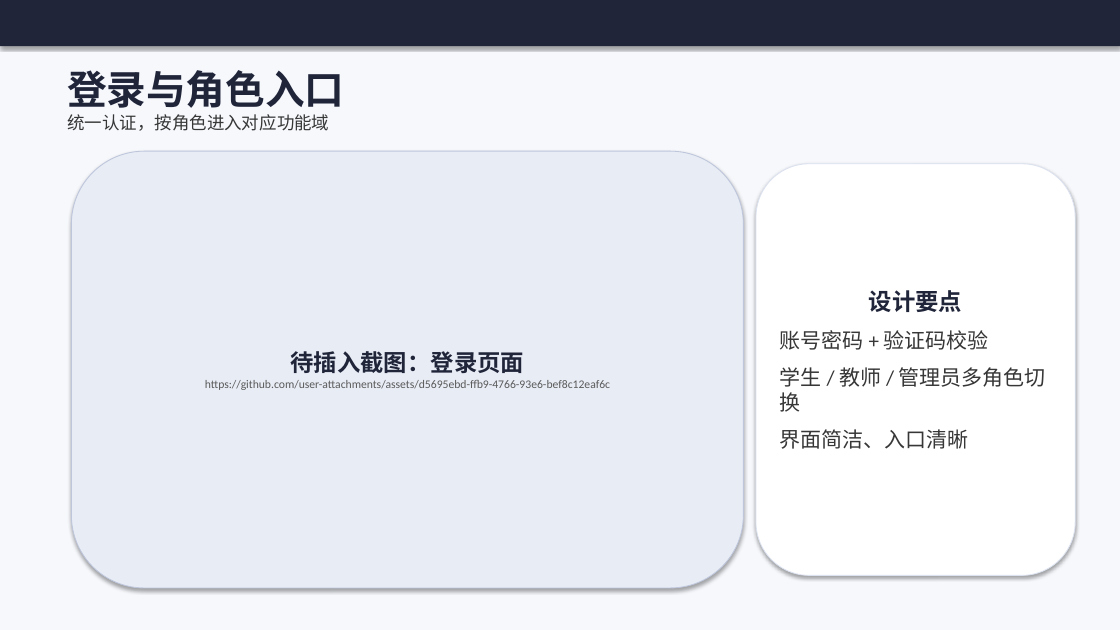
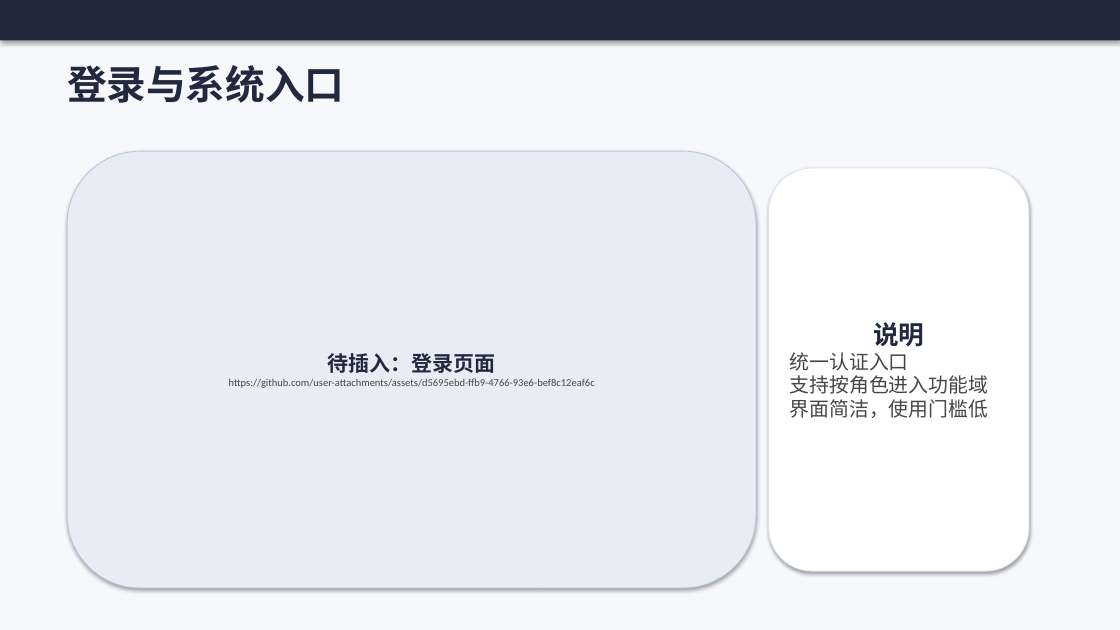
Before and after one commit to cxkqq/Student_Exam, a slide deck: slide 7 of defense_ppt.pptx (slide 5 before the commit). Drawn at 1120x630 pixels with LibreOffice and Linux fonts; fonts in the diff are those of the drawing. Boxes give left, top, right and bottom in pixels: in the first picture for what was removed or moved away, otherwise in the second. Text is boxed around its words. In the diff, an @@ line names an element or a change of style, - is before the commit and + after.

```diff
--- a/defense_ppt.pptx
+++ b/defense_ppt.pptx
@@ rectangle: place and size @@
-rectangle at (0,0,1120,46)
+rectangle at (0,0,1120,40)
@@ rectangle at (0,0,1120,40): fill #20253A to #22293F @@
@@ text at (67,65,344,103): text changed; size 15 to 34 pt; text colour #373737 to #22293F; bold on @@
-登录与角色入口
-统一认证，按角色进入对应功能域
+登录与系统入口
@@ rounded rectangle "待插入：登录页面": place and size @@
-rounded rectangle "待插入：登录页面" at (71,151,744,588)
+rounded rectangle "待插入：登录页面" at (67,151,756,588)
@@ rounded rectangle "说明": place and size @@
-rounded rectangle "说明" at (756,164,1075,576)
+rounded rectangle "说明" at (769,168,1029,571)
@@ text in rounded rectangle at (790,322,989,418): text changed; size 18 to 17 pt; text colour #373737 to #464646 @@
-设计要点
-账号密码 + 验证码校验
-学生 / 教师 / 管理员多角色切换
-界面简洁、入口清晰
+说明
+统一认证入口
+支持按角色进入功能域
+界面简洁，使用门槛低
@@ text in rounded rectangle at (328,353,496,373): text changed; size 20 to 18 pt; text colour #20253A to #22293F @@
-待插入截图：登录页面
+待插入：登录页面
@@ text in rounded rectangle at (229,378,595,388): size 10 to 9 pt, text colour #5A5A5A to #464646 @@
```
Also in this commit, not shown: 5 other slides changed, 9 slides added, 4 slides removed.
